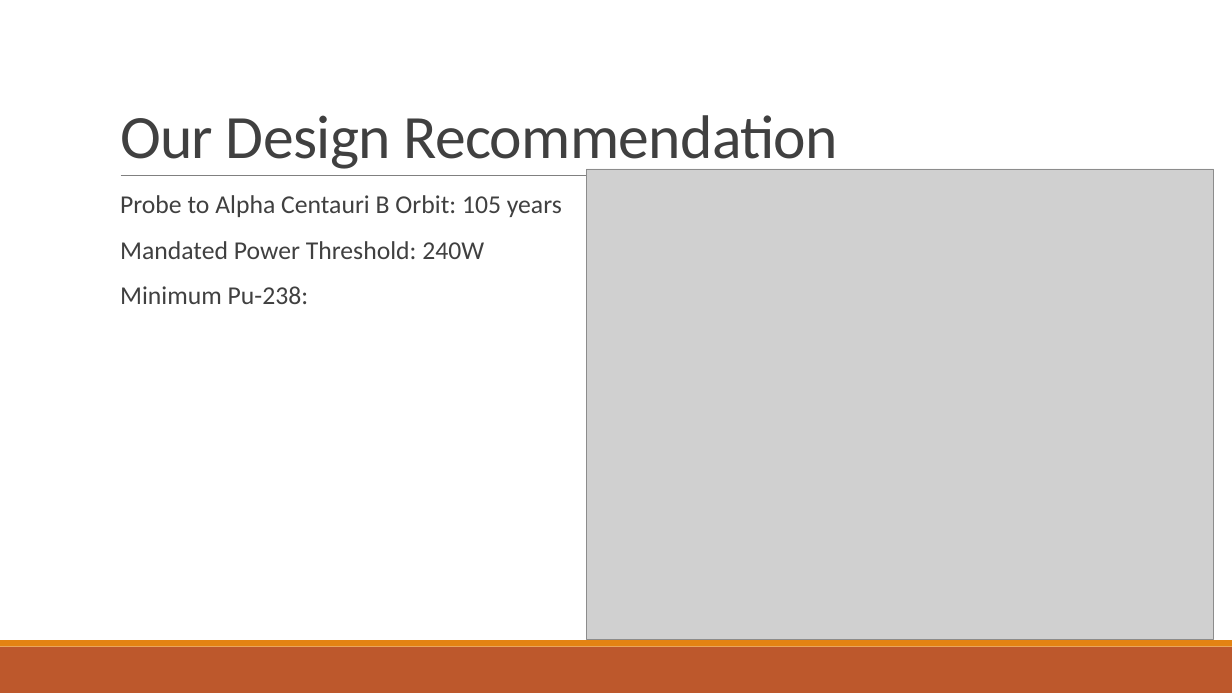
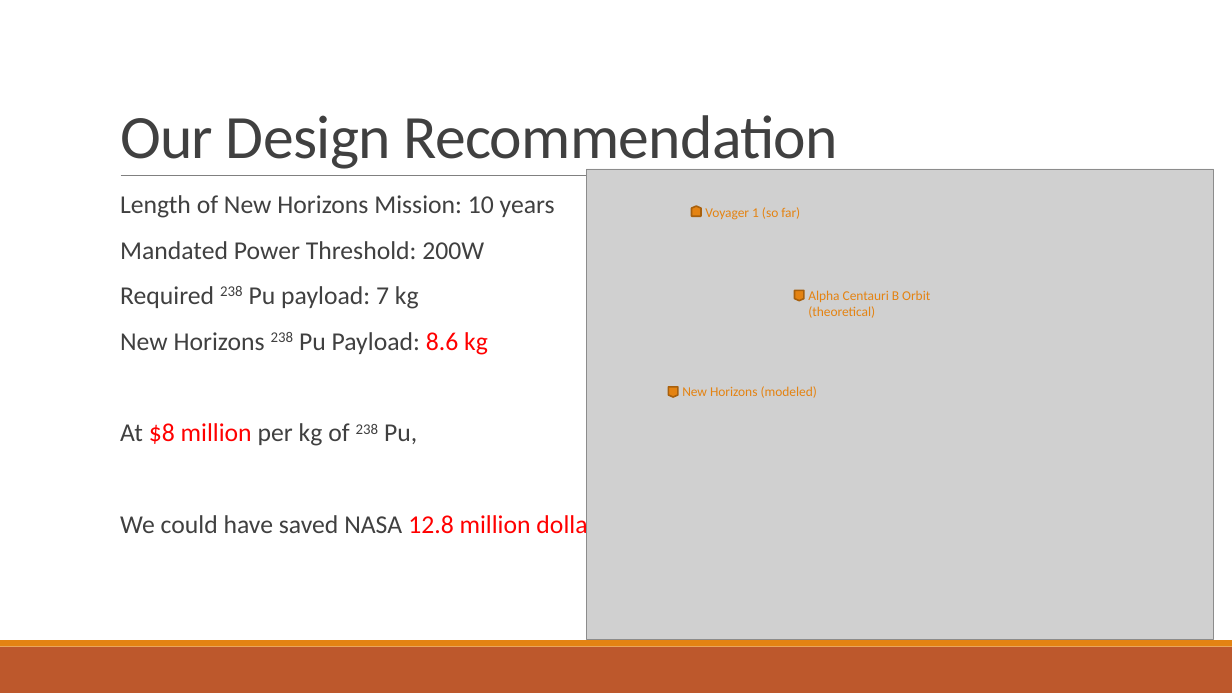
Before and after one commit to aehoppe/RTG, a slide deck: slide 11 of On RTG Design.pptx (slide 8 before the commit). Drawn at 1232x693 pixels with LibreOffice and Linux fonts; fonts in the diff are those of the drawing; grey boxes stand for pictures. Boxes give left, top, right and bottom in pixels: in the first picture for what was removed or moved away, otherwise in the second. Text is boxed around its words. In the diff, an @@ line names an element or a change of style, - is before the commit and + after.

Commit message:
Finished the presentation and the design report

```diff
--- a/On RTG Design.pptx
+++ b/On RTG Design.pptx
@@ text at (x1=120, y1=195, x2=606, y2=539): text changed @@
-  Probe to Alpha Centauri B Orbit: 105 years
-  Mandated Power Threshold: 240W
-  Minimum Pu-238:
+  Length of New Horizons Mission: 10 years
+  Mandated Power Threshold: 200W
+  Required 238 Pu payload: 7 kg
+  New Horizons 238 Pu Payload: 8.6 kg
+  At $8 million per kg of 238 Pu,
+  We could have saved NASA 12.8 million dollars
@@ group added at (x1=668, y1=206, x2=930, y2=398): 3 flow chart offpage connectors, 3 texts @@
+New Horizons (modeled)
+Voyager 1 (so far)
+Alpha Centauri B Orbit (theoretical)
```
Also in this commit, not shown: 5 other slides changed, 3 slides added, 2 other files.
